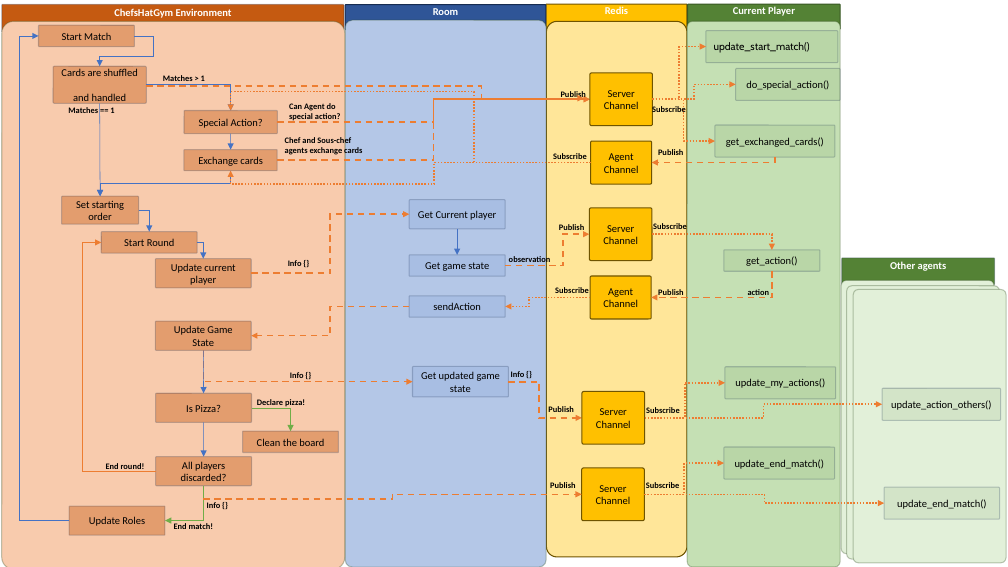
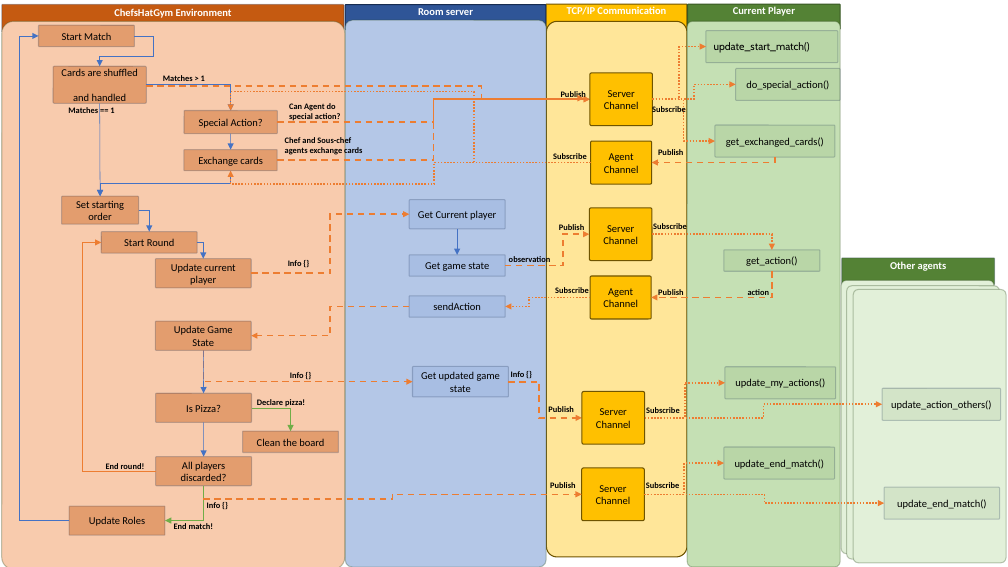
Before and after one commit to pablovin/ChefsHatGYM, a slide deck: slide 2 of gitImages/GameCommunicationDiagram.pptx. Drawn at 1008x567 pixels with LibreOffice and Linux fonts; fonts in the diff are those of the drawing. Boxes give left, top, right and bottom in pixels: in the first picture for what was removed or moved away, otherwise in the second. Text is boxed around its words. In the diff, an @@ line names an element or a change of style, - is before the commit and + after.

Commit message:
Updated server room

```diff
--- a/gitImages/GameCommunicationDiagram.pptx
+++ b/gitImages/GameCommunicationDiagram.pptx
@@ text in rounded rectangle at bbox=[418, 8, 473, 15]: text changed @@
-Room
+Room server
@@ text in rounded rectangle at bbox=[567, 6, 666, 15]: text changed @@
-Redis
+TCP/IP Communication
```
Also in this commit, not shown: 14 other files.
